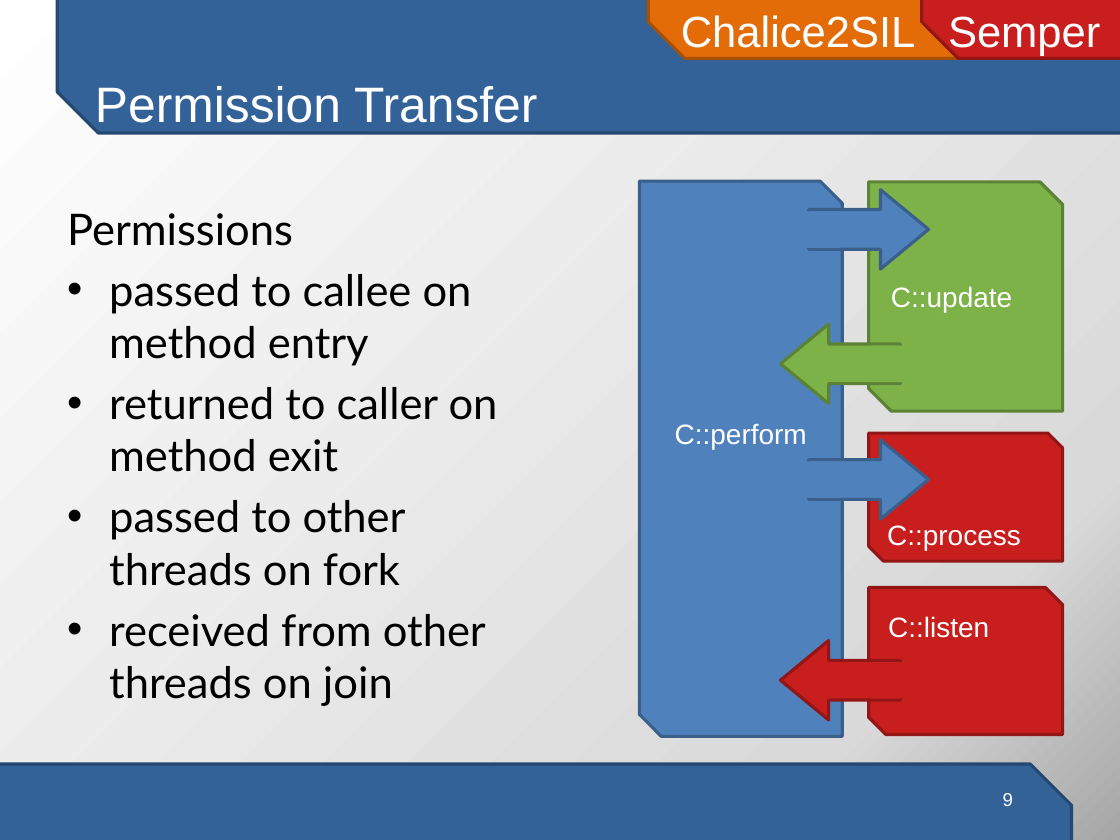
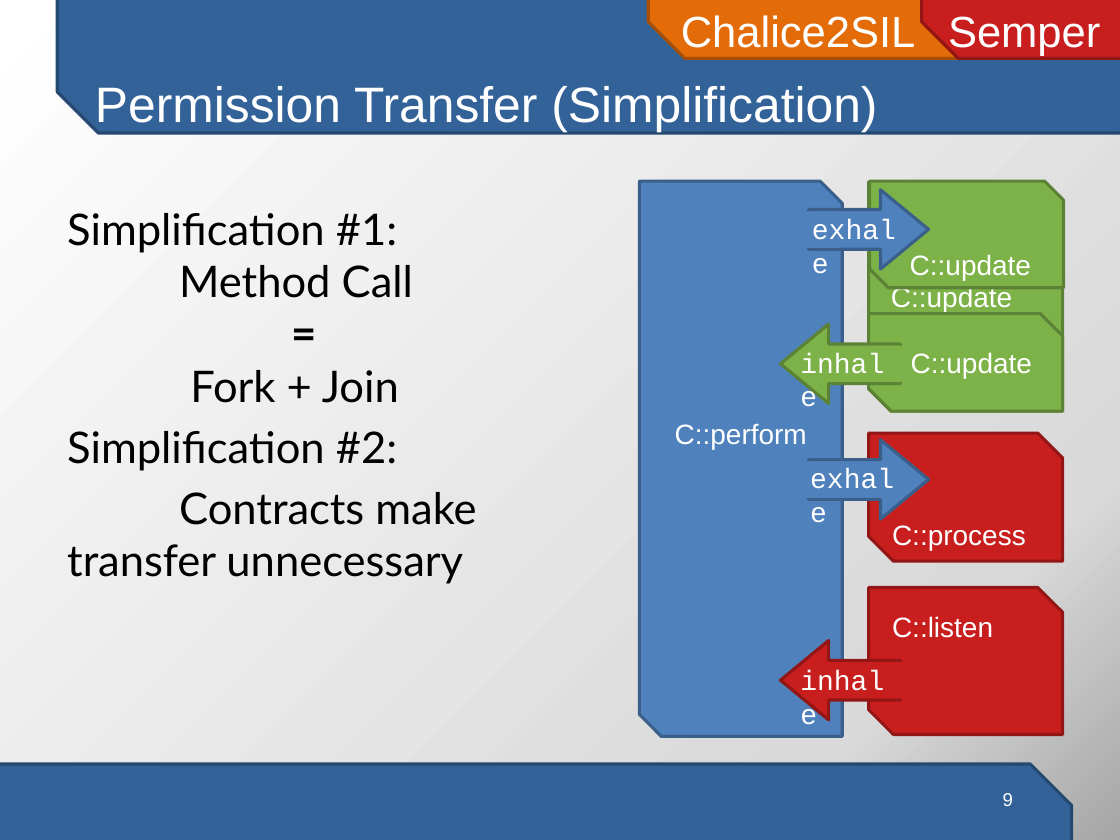
Before and after one commit to viperproject/chalice2silver, a slide deck: slide 9 of chalice2sil/doc/presentation/chalice2sil-presentation.pptx. Drawn at 1120x840 pixels with LibreOffice and Linux fonts; fonts in the diff are those of the drawing. Boxes give left, top, right and bottom in pixels: in the first picture for what was removed or moved away, otherwise in the second. Text is boxed around its words. In the diff, an @@ line names an element or a change of style, - is before the commit and + after.

```diff
--- a/chalice2sil/doc/presentation/chalice2sil-presentation.pptx
+++ b/chalice2sil/doc/presentation/chalice2sil-presentation.pptx
@@ title at <box>95,86,877,133</box>: text changed @@
-Permission Transfer
+Permission Transfer (Simplification)
@@ text added at <box>801,206,916,251</box>, 18 pt, text #FFFFFF @@
+exhale
@@ snip diag rect added at <box>869,181,1063,288</box>, fill #7DB248, outline #5C8435 2 pt, 18 pt, text #FFFFFF @@
+C::update
@@ text at <box>67,213,476,584</box>: text changed @@
-Permissions
-• passed to callee on method entry
-• returned to caller on method exit
-• passed to other threads on fork
-• received from other threads on join
+Simplification #1:
+Method Call
+=
+Fork + Join
+Simplification #2:
+Contracts make transfer unnecessary
@@ snip diag rect added at <box>869,314,1063,411</box>, fill #7DB248, outline #5C8435 2 pt, 18 pt, text #FFFFFF @@
+C::update
@@ text added at <box>790,339,905,384</box>, 18 pt, text #FFFFFF @@
+inhale
@@ snip diag rect "C::process" at <box>869,433,1063,561</box>: proportions changed @@
@@ text added at <box>800,455,915,500</box>, 18 pt, text #FFFFFF @@
+exhale
@@ snip diag rect "C::listen" at <box>869,588,1063,735</box>: proportions changed @@
@@ text added at <box>790,657,905,702</box>, 18 pt, text #FFFFFF @@
+inhale
```
Also in this commit, not shown: 2 other slides changed, 2 slides added, 1 slide removed.
